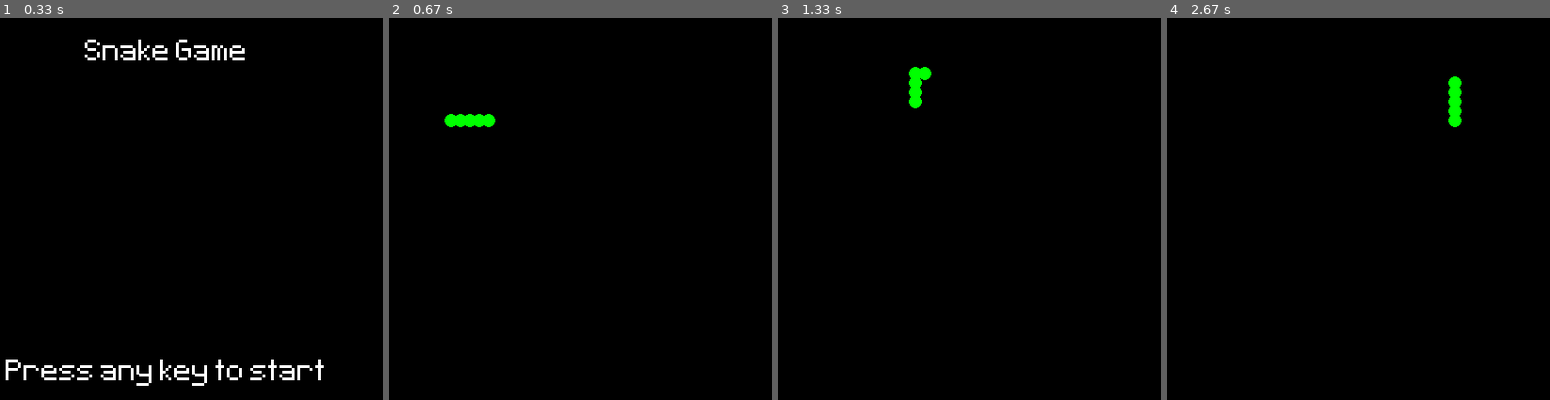
Above: before the commit, frames 1-4 (left to right).
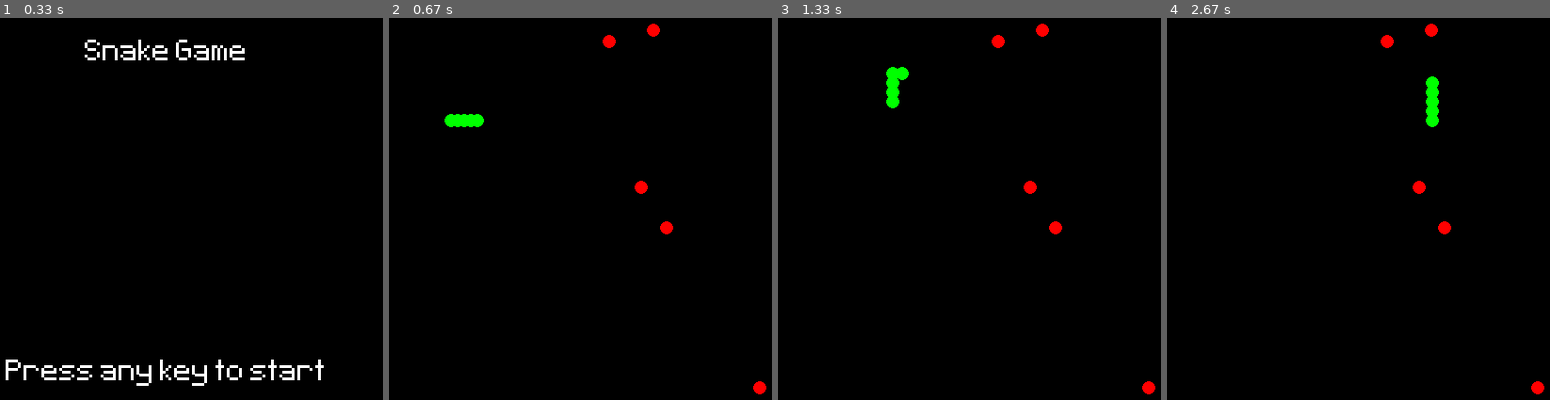
Above: after the commit, the same moments.

Repository: Cubos27/Snake-Pygame
Game: pygame game, started from snake.py
Two runs of this game, one before a commit and one after it. Both use one fixed random seed, a clock stepped at 60 frames per second and the inputs below.
Inputs:
- Up to frame 1 (0.33 s): no input
- Up to frame 2 (0.67 s): hold Right from 0.33 s (still down)
- Up to frame 3 (1.33 s): release Right at 0.8 s; hold Up 0.83-1.13 s; hold Right from 1.17 s (still down)
- Up to frame 4 (2.67 s): release Right at 1.63 s; hold Down 2.23-2.53 s; hold Left from 2.57 s (still down)

Frame 1 is identical in both runs. In frame 2, 0.6% of the frame differs, in the area x 17-99%, y 1-99%; in frame 3, 1.2%, in the area x 28-99%, y 1-99%; in frame 4, 1.2%.

Commit message:
snake v1 finished
- fruits added
- added collision with snake

Diff:
--- a/snake.py
+++ b/snake.py
@@ -1,3 +1,4 @@
+import random
 import pygame
 
 
@@ -11,7 +12,7 @@
             [130, 150],
             [140, 150],
         ]
-        self.speedX = 10
+        self.speedX = 7
         self.speedY = 0
         self.direction = "right"
 
@@ -50,12 +51,33 @@
                 self.snake_body[len(self.snake_body)-1][1] <= 5 or
                 self.snake_body[len(self.snake_body)-1][1] >= 495):
             return True
-        # for point in self.snake_body()
-        # if self.snake_body[len(self.snake_body)-1][0] ==
+        for i in range(1, len(self.snake_body)-2):
+            if (self.snake_body[len(self.snake_body)-1][0] == self.snake_body[i][0] and
+                    self.snake_body[len(self.snake_body)-1][1] == self.snake_body[i][1]):
+                return True
 
     def updateSnake(self):
         self.draw_snake()
         self.snake_movement()
+
+
+class Fruit():
+    def __init__(self):
+        super().__init__()
+        self.posx = random.randint(0, 495)
+        self.posy = random.randint(0, 495)
+
+    def draw_fruit(self):
+        pygame.draw.circle(screen, "Red", (self.posx, self.posy), 7)
+
+    def collision_snake_fruit(self):
+        if (snake.snake_body[len(snake.snake_body)-1][0] <= self.posx+10 and
+                snake.snake_body[len(snake.snake_body)-1][0] >= self.posx-10 and
+                snake.snake_body[len(snake.snake_body)-1][1] <= self.posy+10 and
+                snake.snake_body[len(snake.snake_body)-1][1] >= self.posy-10):
+            snake.snake_body.append([snake.snake_body[len(snake.snake_body)-1][0],
+                                    snake.snake_body[len(snake.snake_body)-1][1]])
+            return True
 
 
 # pygame setup
@@ -72,6 +94,9 @@
 
 game_active = False
 snake = Snake()
+fruits = []
+for i in range(5):
+    fruits.append(Fruit())
 
 
 while True:
@@ -87,7 +112,7 @@
                     snake.move_up()
                 if event.key == pygame.K_RIGHT and snake.direction != "left":
                     snake.move_right()
-                if event.key == pygame.K_LEFT and snake.direction != "right":
+                if event.key == pygame.K_LEFT and snake.direction != "right":  # me la pelas
                     snake.move_left()
         else:
             if event.type == pygame.KEYDOWN:
@@ -97,7 +122,24 @@
         screen.fill("black")
         snake.updateSnake()
 
+        for fruit in fruits:
+            fruit.draw_fruit()
+            if fruit.collision_snake_fruit():
+                fruits.pop(fruits.index(fruit))
+                fruits.append(Fruit())
+
         if snake.snake_collided():
+            snake.move_right()
+            snake.snake_body = [
+                [100, 150],
+                [110, 150],
+                [120, 150],
+                [130, 150],
+                [140, 150],
+            ]
+            fruits = []
+            for i in range(5):
+                fruits.append(Fruit())
             game_active = False
     else:
         screen.fill("black")
